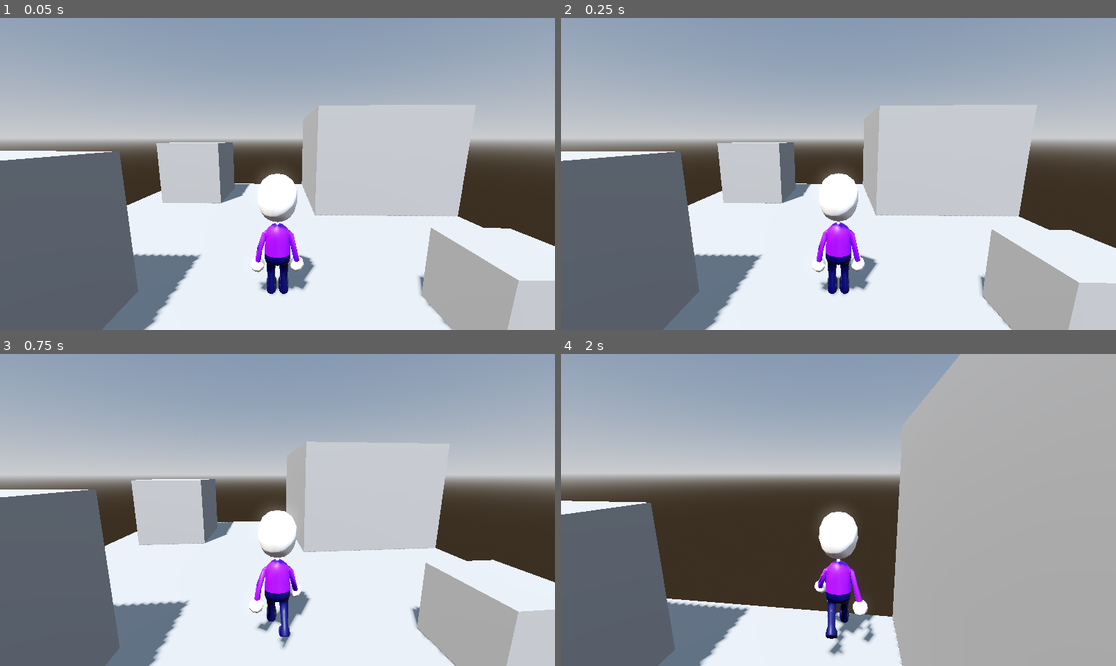
Above: before the commit, frames 1-4 (two rows, left to right).
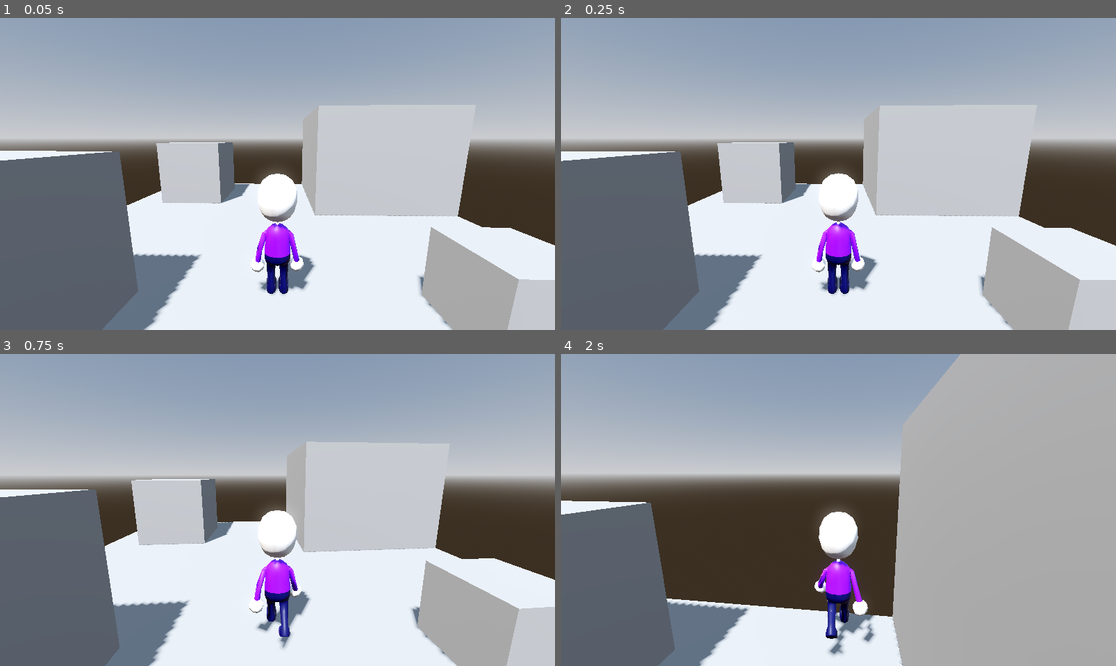
Above: after the commit, the same moments.

Repository: Zencode22/Lo-Fi_Magic
Game: Godot game, scene res://Level.tscn
Two runs of this game, one before a commit and one after it. Both use one fixed random seed, a clock stepped at 60 frames per second and the inputs below.
Inputs (mouse positions are in pixels of both pictures, inside the frame that each line leads up to):
- Up to frame 1 (0.05 s): no input
- Up to frame 2 (0.25 s): no input
- Up to frame 3 (0.75 s): move the mouse to (305, 510) at 0.52 s; hold W (move_forward) from 0.53 s (still down); hold E (grab) from 0.53 s (still down)
- Up to frame 4 (2 s): keep holding W (move_forward); tap Space (jump) at 0.77, 1.52 s; move the mouse to (810, 510) at 1.27 s; release E (grab) at 1.28 s; tap E (grab) at 1.35 s

The runs differ from the first frame. In frame 1, 0.1% of the frame differs, in the area x 75-100%, y 67-100%; in frame 2, 0.3%; in frame 3, 0.4%, in the area x 75-100%, y 65-100%; in frame 4, nothing differs.

Commit message:
Moveable Object now freezes

Diff:
--- a/lo-fi-magic/MovableObject.gd
+++ b/lo-fi-magic/MovableObject.gd
@@ -9,7 +9,7 @@
 
 # Called when the node enters the scene tree for the first time.
 func _ready() -> void:
-	pass
+	freeze = true
 
 # Called every frame. 'delta' is the elapsed time since the previous frame.
 func _process(delta: float) -> void:
@@ -18,9 +18,7 @@
 # Physics process for handling grab mechanics
 func _physics_process(delta: float) -> void:
 	if is_grabbed and grabber:
-		# Only move if the grabber is actually holding this object
 		if grabber.grabbed_object == self and Input.is_action_pressed("grab"):
-			# Calculate the target position for the object
 			var target_position = grabber.global_position + grabber.global_transform.basis.z * -grab_distance
 
 # Calculate the direction and distance to the target
@@ -40,6 +38,9 @@
 		is_grabbed = true
 		grabber = by
 
+		# Unfreeze the object when grabbed
+		freeze = false
+
 		# Store the initial grab point relative to the object
 		grab_point = global_position
 
@@ -52,6 +53,9 @@
 		is_grabbed = false
 		grabber = null
 
+		# Freeze the object again when released
+		freeze = true
+
 		# Restore original damping
 		linear_damp = 0.0
 		print("Object released: ", name)
--- a/lo-fi-magic/player.gd
+++ b/lo-fi-magic/player.gd
@@ -75,6 +75,9 @@
 		else:
 			try_grab_object()
 
+	if grabbed_object and not Input.is_action_pressed("grab"):
+		release_object()
+
 func is_on_floor() -> bool:
 	# Simple ground check using raycast
 	var space_state = get_world_3d().direct_space_state
